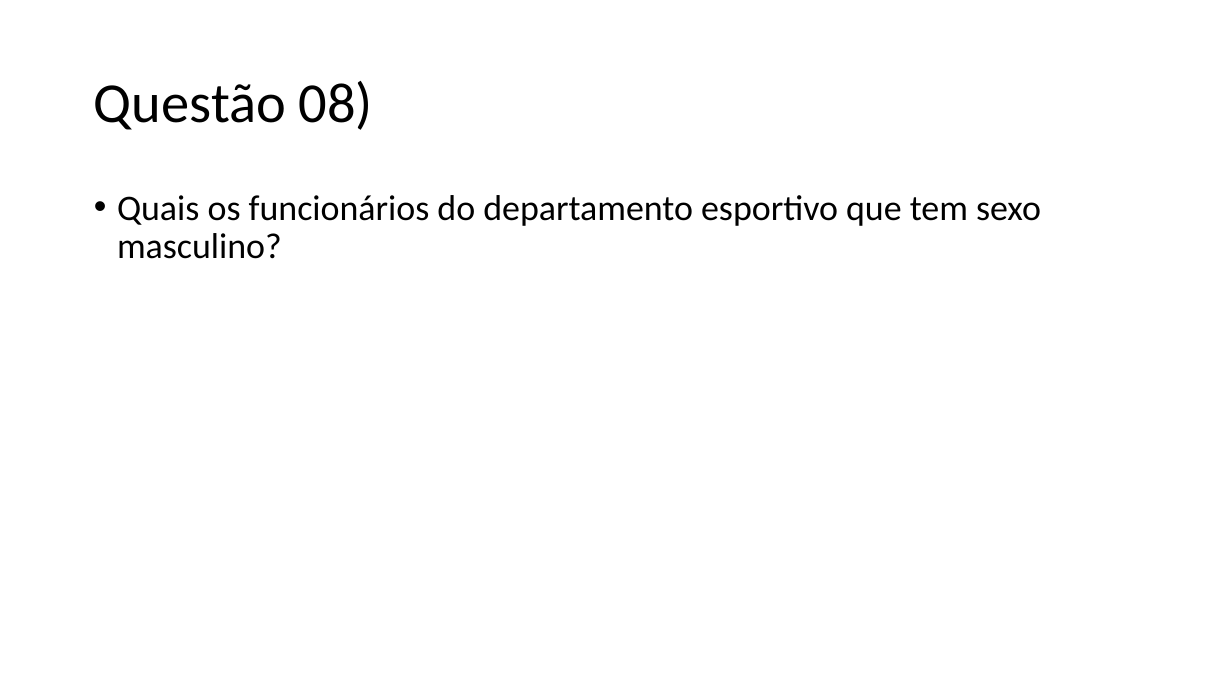
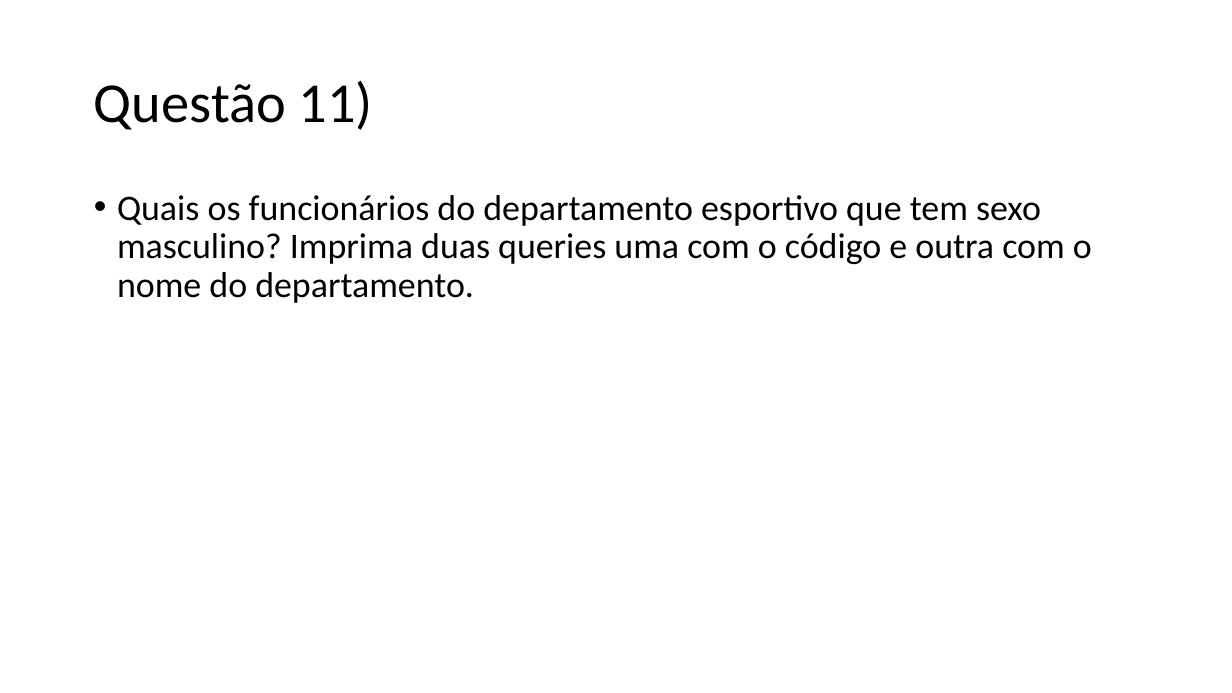
Before and after one commit to dourivaljunior/Curso-de-mySQL, a slide deck: slide 75 of Curso dev full stack aula mysql 03.pptx (slide 38 before the commit). Drawn at 1232x693 pixels with LibreOffice and Linux fonts; fonts in the diff are those of the drawing. Boxes give left, top, right and bottom in pixels: in the first picture for what was removed or moved away, otherwise in the second. Text is boxed around its words. In the diff, an @@ line names an element or a change of style, - is before the commit and + after.

```diff
--- a/Curso dev full stack aula mysql 03.pptx
+++ b/Curso dev full stack aula mysql 03.pptx
@@ title at <box>94,81,373,130</box>: text changed @@
-Questão 08)
+Questão 11)
@@ text at <box>117,195,1092,303</box>: text changed @@
-• Quais os funcionários do departamento esportivo que tem sexo masculino?
+• Quais os funcionários do departamento esportivo que tem sexo masculino? Imprima duas queries uma com o código e outra com o nome do departamento.
```
Also in this commit, not shown: 32 other slides changed, 47 slides added, 4 other files.
